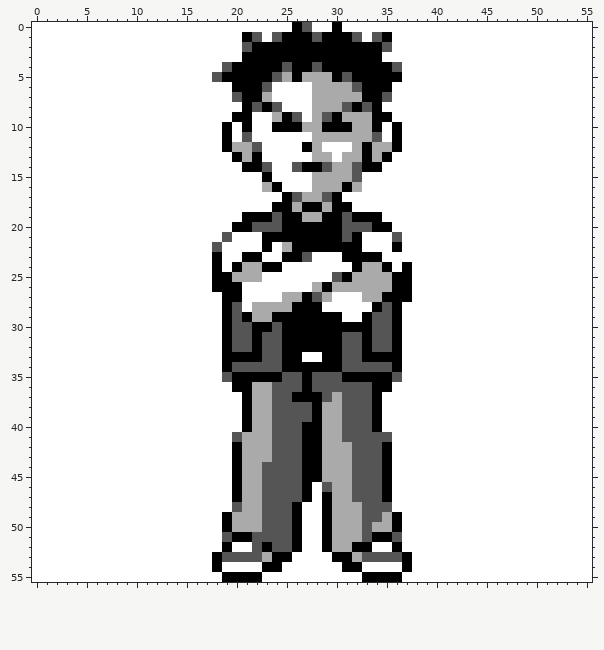
Two versions of one pixel-art sprite, pic/ytrainer/brock.png. This is how it looked before the edit.
The file is 56x56 pixels.
After:
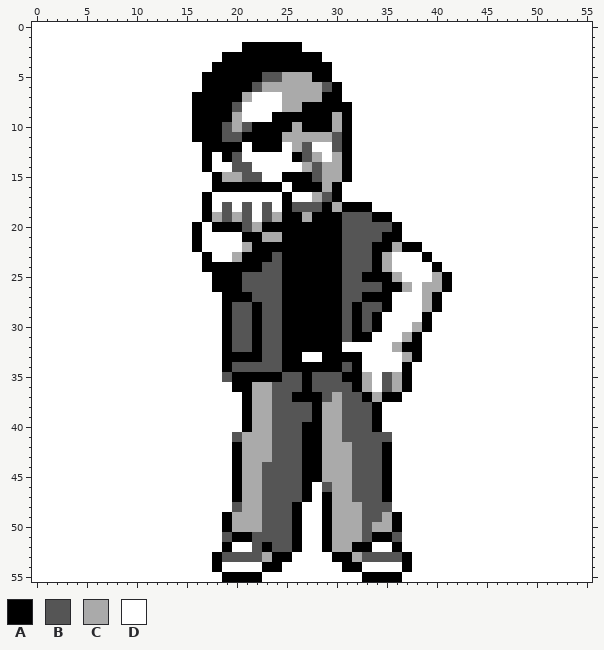
Palette (. is transparent): A #000000  B #555555  C #aaaaaa  D #ffffff
Difference:
Changed rows in their new state; - is an unchanged pixel.
first column x 16:
 0 ----------DD--D-----------
 1 -----DD-DDDDDDDDD-DD------
 2 -----A-----DDDDDDDDD------
 3 ---AA--------DDDDDD-------
 4 --AA-----A--A-DDDDDDD-----
 5 -AA----B--C-AADDDDDDD-----
 6 -AAA--BCCCCC-BADDDDD------
 7 AAAAACDD-CCC-AADDDDD------
 8 AAAABDDDDCCAAAAADDD-------
 9 AAAACD--A-AAAACADDDD------
10 AAABCBAA--CAA-C-DDD-D-----
11 AAABBAAAACCC--BADDD-D-----
12 -AA-ADAAA-CBD-BADDDDD-----
13 -A-ABDD---AB-DCADDDD------
14 -A--BBDD--DCBC-ADDD-------
15 --ACCBBD-AAAB--AD---------
16 --AAAAAA--AAA-ADD---------
17 -A--------DD--------------
18 -A-B-B-BD-BBBAC-AA--------
19 -ACBCBDBC---A---BB-A------
20 A-AA-BCAA---------BBA-----
21 A--D-AACC-------BBBAA-----
22 A-D--CA-AA-----BBBAACAA---
23 -AD-C--AB--AAAABBB-C---A--
24 -A-A-AABBAAAAAABBBAC-D--A-
25 ----ABBBBAAAAAABBAAACD--CA
26 -----BBBBAAAA-ABBBBA-C-CCA
27 -----ABBBAA-AAABBAA-DD-CA-
28 -----BABBA---AABABBAD--CA-
29 -----BABB------BABADD--A--
30 -------B-------B-BADD-CA--
31 ----------------A-DDDCA---
32 ---------------DDDDDCAA---
33 ---------------AADDDDCA---
34 ----------------ADDDDA----
35 -----------------CDBCA----
36 ----------------ACDBCA----
37 -----------------ACAA-----
